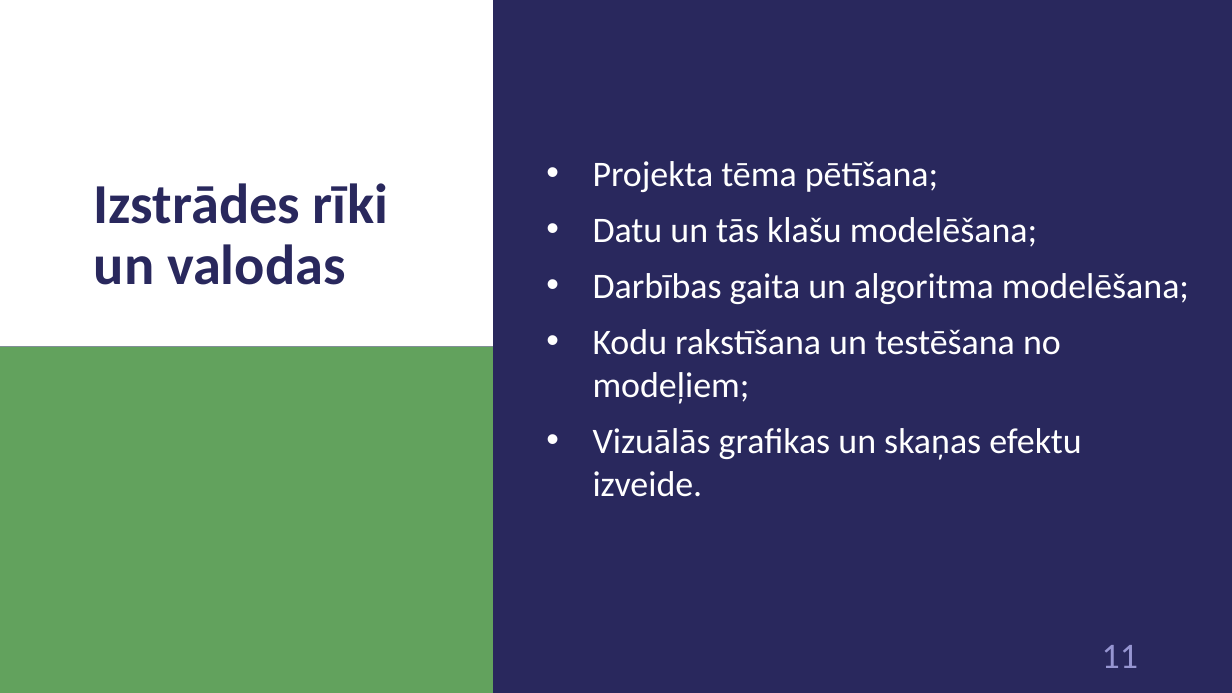
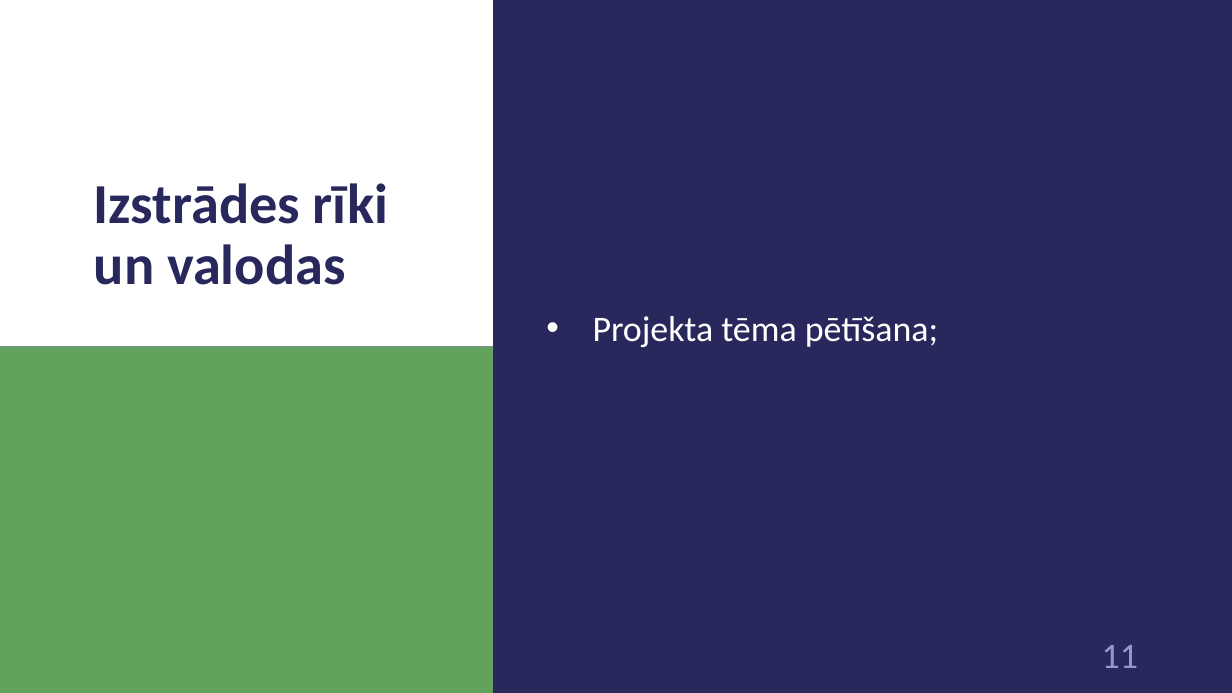
Before and after one commit to 1ivyatan/drumstalotajs, a slide deck: slide 11 of Documentation/Prezentācija.pptx. Drawn at 1232x693 pixels with LibreOffice and Linux fonts; fonts in the diff are those of the drawing. Boxes give left, top, right and bottom in pixels: in the first picture for what was removed or moved away, otherwise in the second. Text is boxed around its words. In the diff, an @@ line names an element or a change of style, - is before the commit and + after.

```diff
--- a/Documentation/Prezentācija.pptx
+++ b/Documentation/Prezentācija.pptx
@@ text at (593,217,1189,497): paragraphs removed @@
-• Datu un tās klašu modelēšana;
-• Darbības gaita un algoritma modelēšana;
-• Kodu rakstīšana un testēšana no modeļiem;
-• Vizuālās grafikas un skaņas efektu izveide.
```
Also in this commit, not shown: 1 other slide changed.
